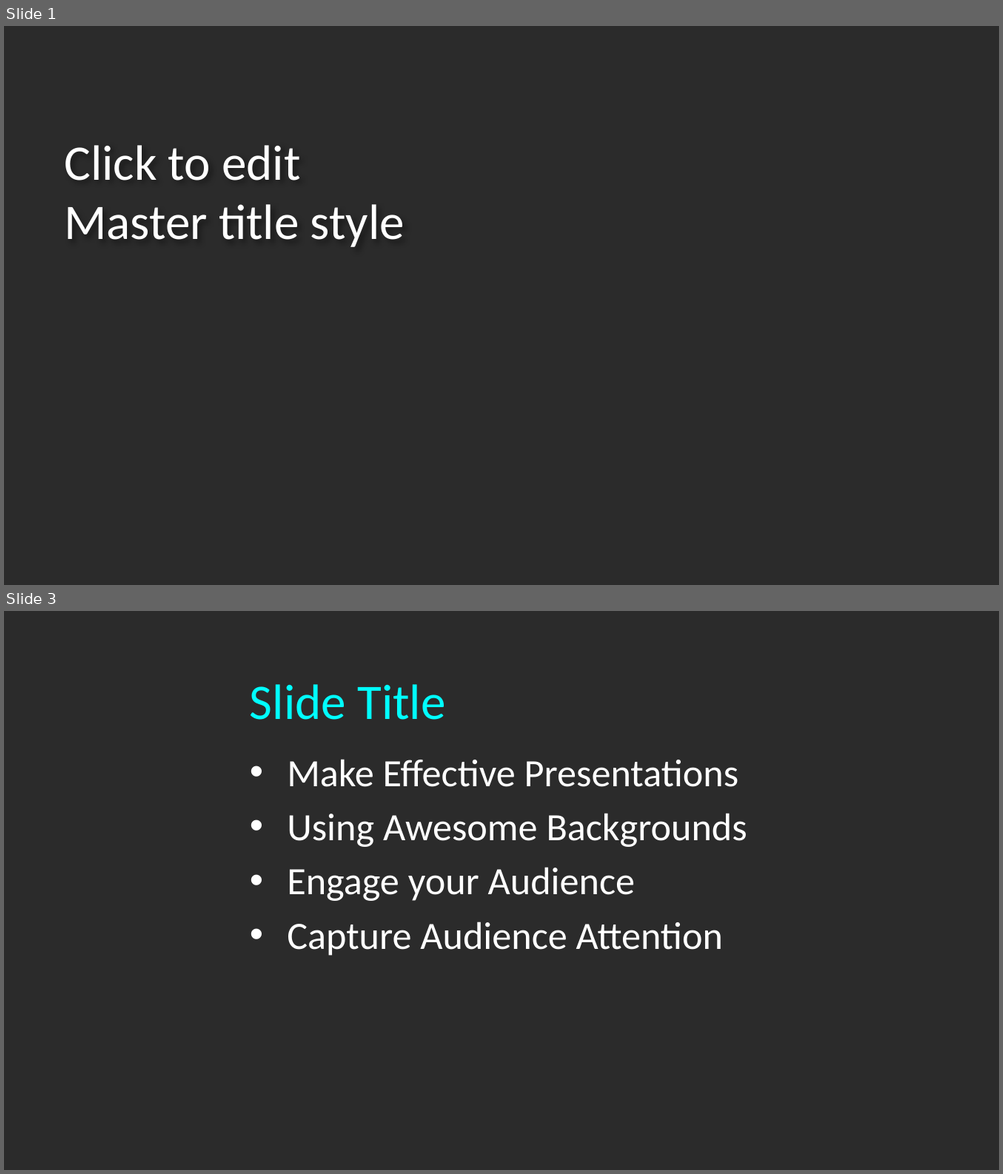
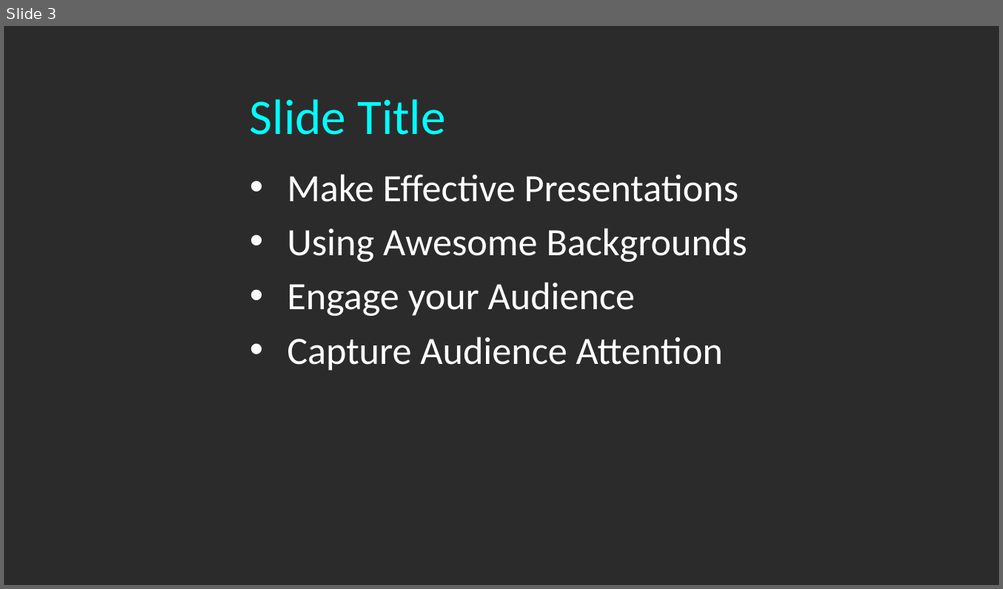
Before and after one commit to HabibAroua/Criminel_dep, a slide deck: documentation/presentation.pptx. Shown one above the other, each under a label of ours: slides 1 and 3 before the commit, slide 3 after it; the slides between them are not shown. The pictures are 1003x1174 and 1003x589 pixels, drawn with LibreOffice and Linux fonts; fonts in the diff are those of the drawing; background and template pictures are left out; a plain dark background stands for a picture behind light text. Boxes give left, top, right and bottom in pixels: in the first picture for what was removed or moved away, otherwise in the second. Text is boxed around its words. In the diff, an @@ line names an element or a change of style, - is before the commit and + after.

```diff
--- a/documentation/presentation.pptx
+++ b/documentation/presentation.pptx
@@ slide 1 removed at [4,26,999,585], background picture (left out) @@
@@ title removed at [64,145,404,247] @@
-Click to edit
-Master title style
```
Also in this commit, not shown: 1 slide changed, 1 slide added.
